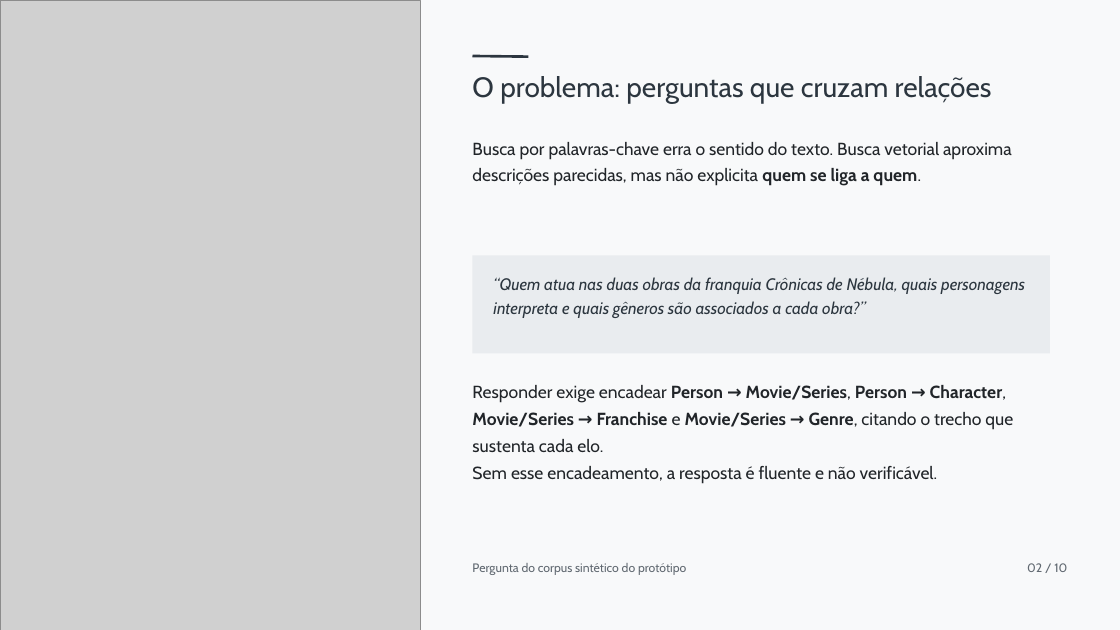
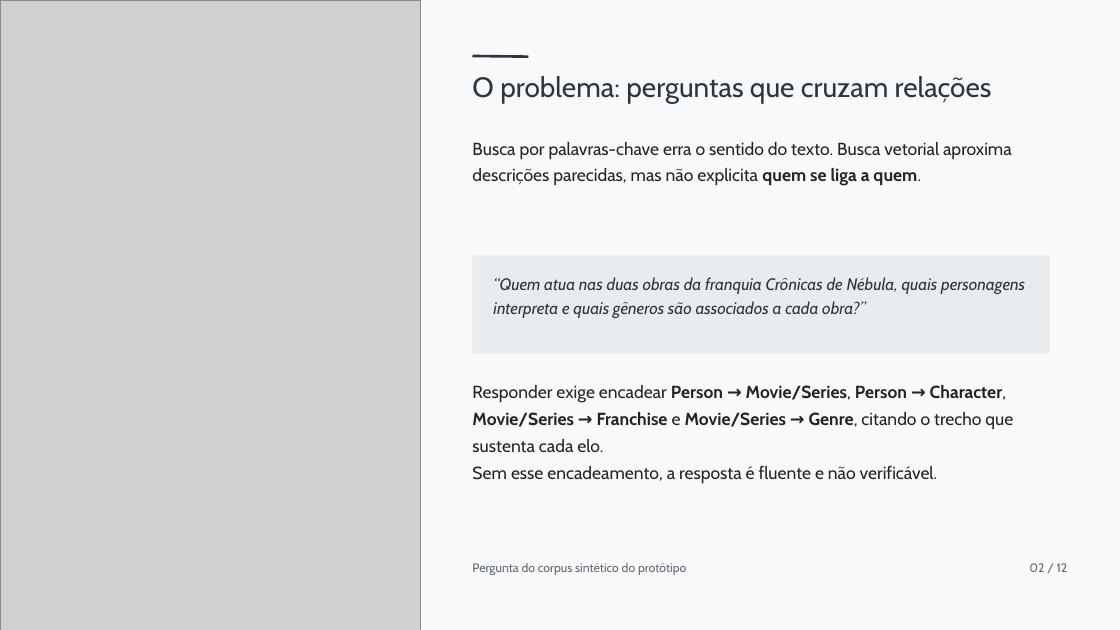
Before and after one commit to ARTHURNOBREGA1268/cinegrafo, a slide deck: slide 2 of docs/06_apresentacao_10pila.pptx. Drawn at 1120x630 pixels with LibreOffice and Linux fonts; fonts in the diff are those of the drawing; grey boxes stand for pictures. Boxes give left, top, right and bottom in pixels: in the first picture for what was removed or moved away, otherwise in the second. Text is boxed around its words. In the diff, an @@ line names an element or a change of style, - is before the commit and + after.

```diff
--- a/docs/06_apresentacao_10pila.pptx
+++ b/docs/06_apresentacao_10pila.pptx
@@ text at (x1=1029, y1=563, x2=1068, y2=572): text changed @@
-02 / 10
+02 / 12
```
Also in this commit, not shown: 9 other slides changed, 2 slides added.
